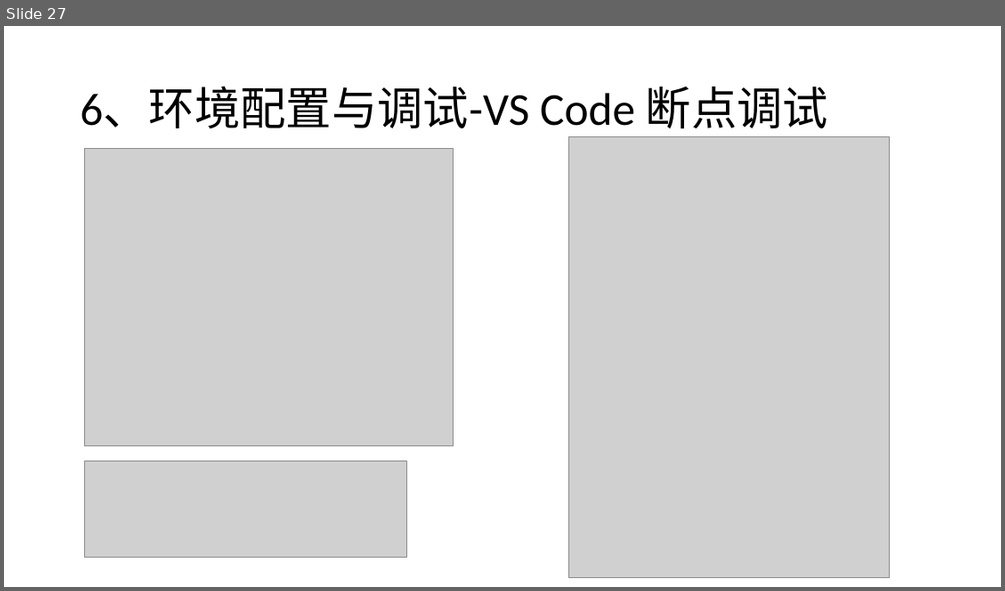
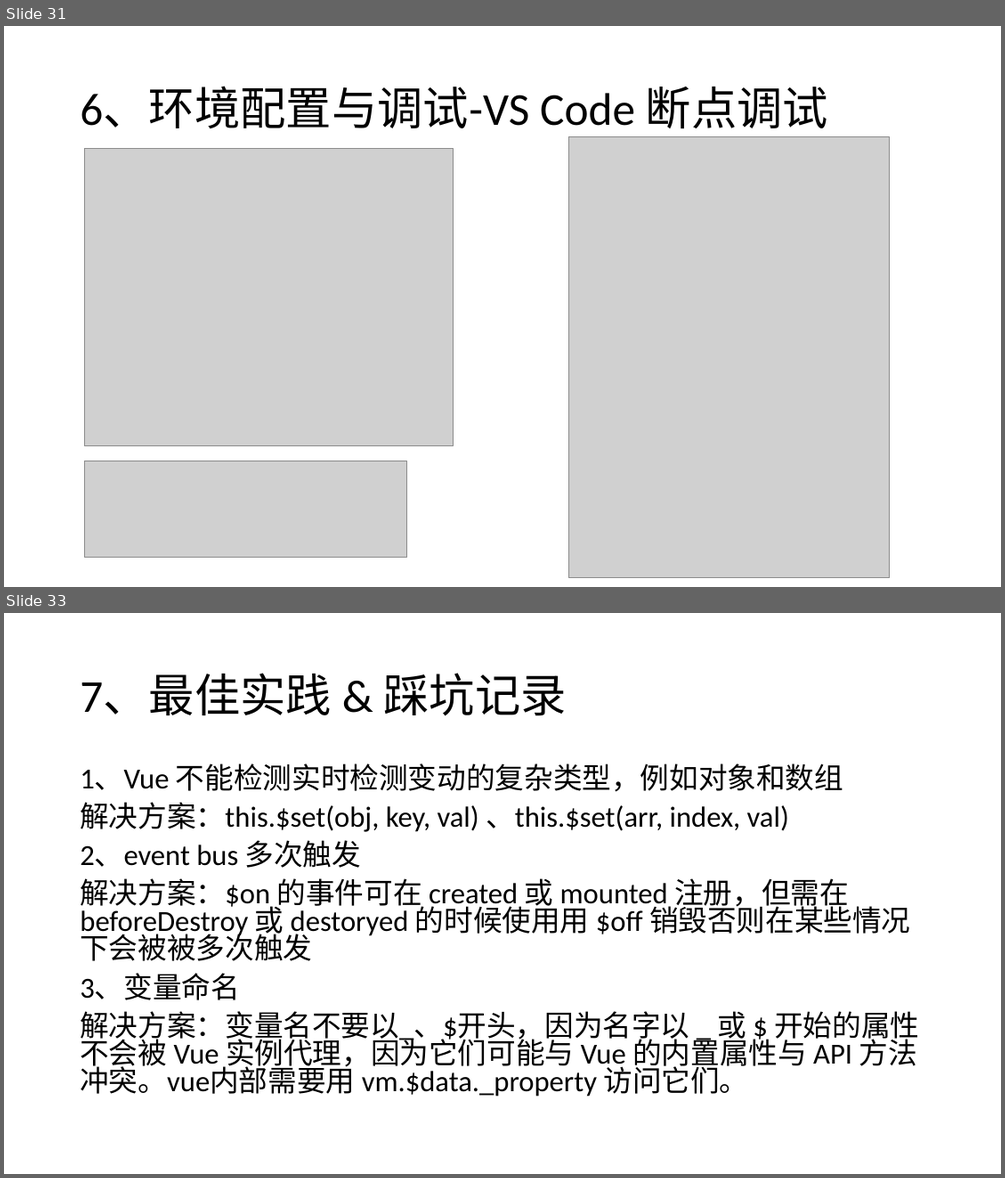
Before and after one commit to liwenxin-jam/vuecli3-starter, a slide deck: doc/vue.pptx. Shown one above the other, each under a label of ours: slide 27 before the commit, slides 31 and 33 after it; the slides between them are not shown. The pictures are 1005x591 and 1005x1178 pixels, drawn with LibreOffice and Linux fonts; fonts in the diff are those of the drawing; grey boxes stand for pictures. Boxes give left, top, right and bottom in pixels: in the first picture for what was removed or moved away, otherwise in the second. Text is boxed around its words. In the diff, an @@ line names an element or a change of style, - is before the commit and + after.

```diff
--- a/doc/vue.pptx
+++ b/doc/vue.pptx
@@ slide 33 added at (4,613,1001,1174), background #FFFFFF @@
@@ title added at (80,673,566,716), 44 pt, text #000000 @@
+7、最佳实践 & 踩坑记录
@@ text added at (80,763,919,1096), 28 pt, text #000000 @@
+1、Vue 不能检测实时检测变动的复杂类型，例如对象和数组
+解决方案：this.$set(obj, key, val) 、this.$set(arr, index, val)
+2、event bus 多次触发
+解决方案：$on 的事件可在 created 或 mounted 注册，但需在 beforeDestroy 或 destoryed 的时候使用用 $off 销毁否则在某些情况下会被被多次触发
+3、变量命名
+解决方案：变量名不要以_、$开头，因为名字以 _ 或 $ 开始的属性不会被 Vue 实例代理，因为它们可能与 Vue 的内置属性与 API 方法冲突。vue内部需要用 vm.$data._property 访问它们。
@@ what was slide 27 is now slide 31 @@
```
Also in this commit, not shown: 3 slides changed, 4 other slides added, 5 other files.
